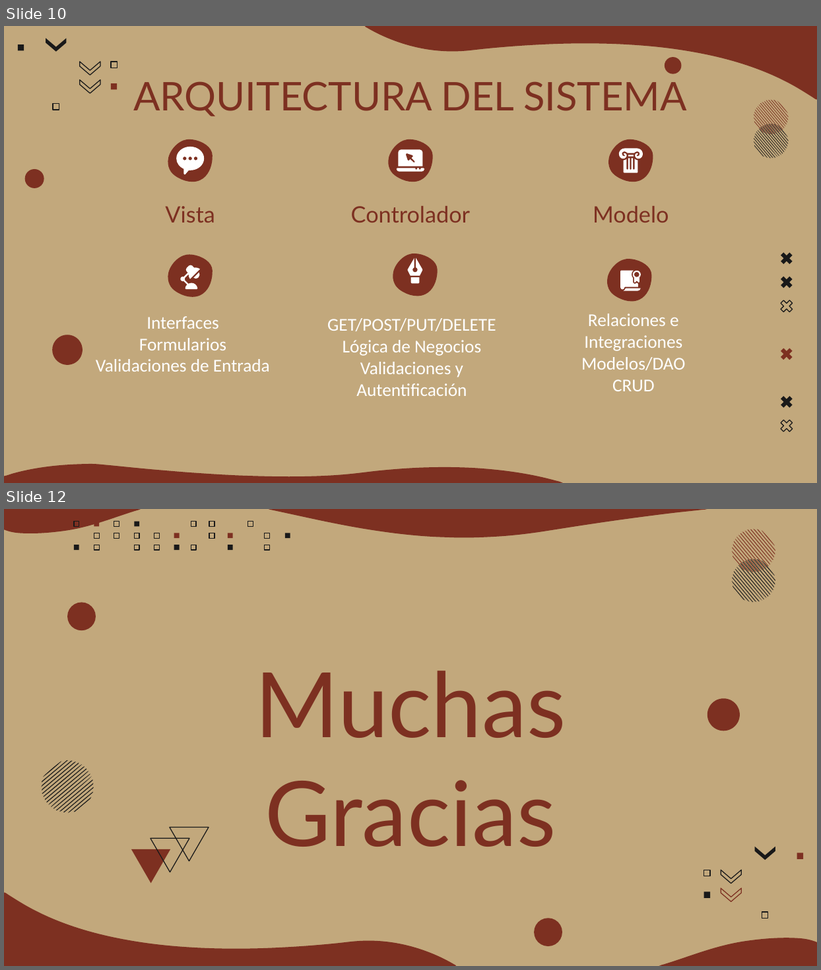
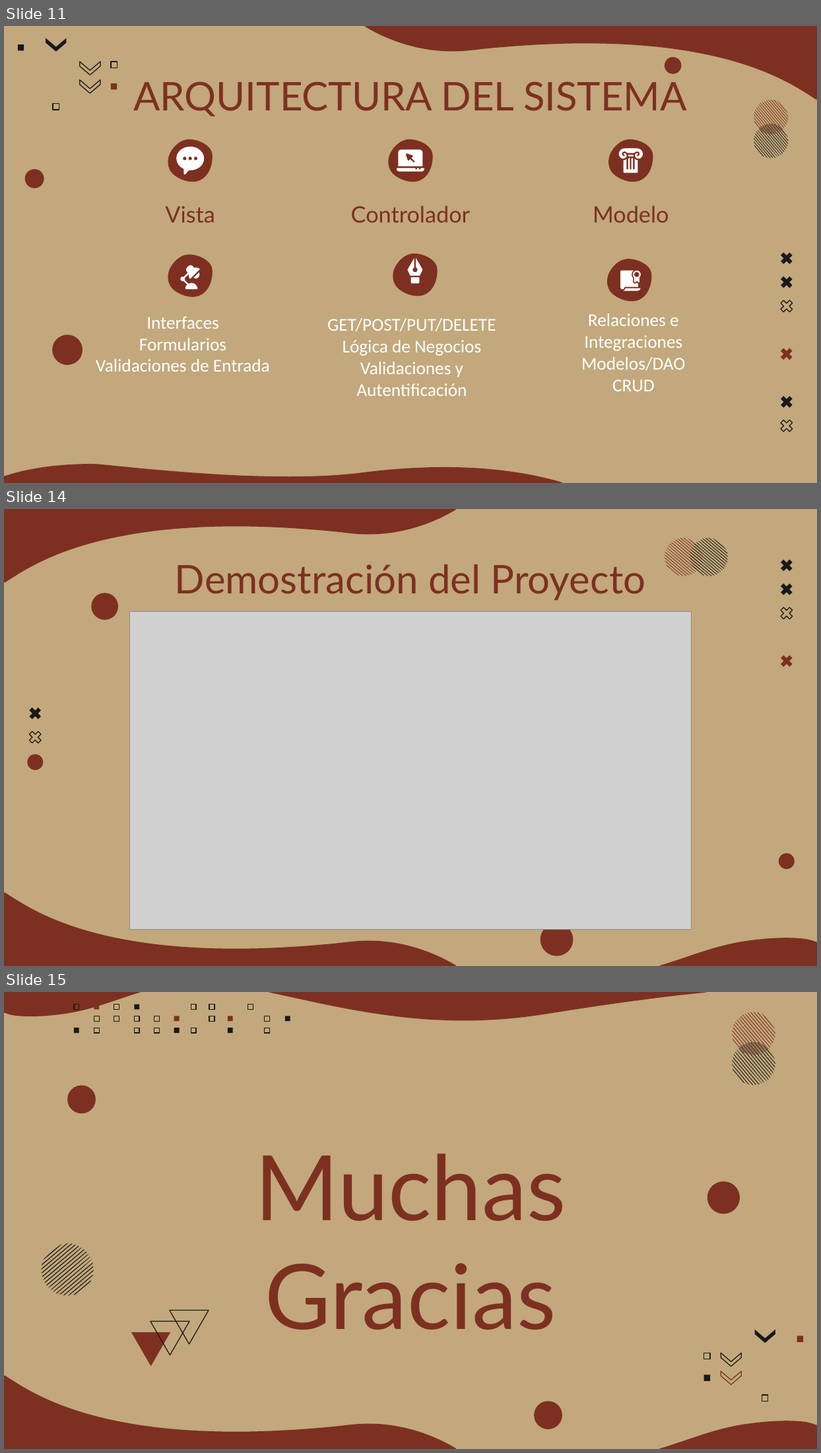
Before and after one commit to tutiloxhd/Capstone, a slide deck: 001D/Grupo 1/Fase 1/Evidencias Grupales/Presentación Proyecto.pptx. Shown one above the other, each under a label of ours: slides 10 and 12 before the commit, slides 11, 14 and 15 after it; the slides between them are not shown. The pictures are 821x970 and 821x1453 pixels, drawn with LibreOffice and Linux fonts; fonts in the diff are those of the drawing; grey boxes stand for pictures. Boxes give left, top, right and bottom in pixels: in the first picture for what was removed or moved away, otherwise in the second. Text is boxed around its words. In the diff, an @@ line names an element or a change of style, - is before the commit and + after.

```diff
--- a/001D/Grupo 1/Fase 1/Evidencias Grupales/Presentación Proyecto.pptx
+++ b/001D/Grupo 1/Fase 1/Evidencias Grupales/Presentación Proyecto.pptx
@@ slide 14 added at (4, 509, 817, 966), background #C2A87C; not listed: 2 template elements that a slide beside it also shows @@
@@ freeform shape added at (4, 509, 456, 583), fill #7D3021 @@
@@ title added at (175, 564, 646, 600), 35 pt, text #7D3021 @@
+Demostración del Proyecto
@@ group added at (664, 537, 729, 576): 32 freeform shapes @@
@@ ellipse added at (91, 593, 118, 620), fill #7D3021 @@
@@ picture added at (130, 611, 691, 929) @@
@@ group added at (778, 557, 795, 670): 4 crosses @@
@@ cross added at (26, 705, 44, 722), fill #191919 @@
@@ cross added at (26, 729, 44, 747), outline #191919 0.75 pt @@
@@ ellipse added at (28, 755, 43, 770), fill #7D3021 @@
@@ ellipse added at (779, 854, 795, 869), fill #7D3021 @@
@@ ellipse added at (541, 923, 573, 956), fill #7D3021 @@
@@ what was slide 10 is now slide 11 @@
@@ what was slide 12 is now slide 15 @@
```
Also in this commit, not shown: 1 slide changed, 3 other slides added, 1 slide removed, 14 other files.
